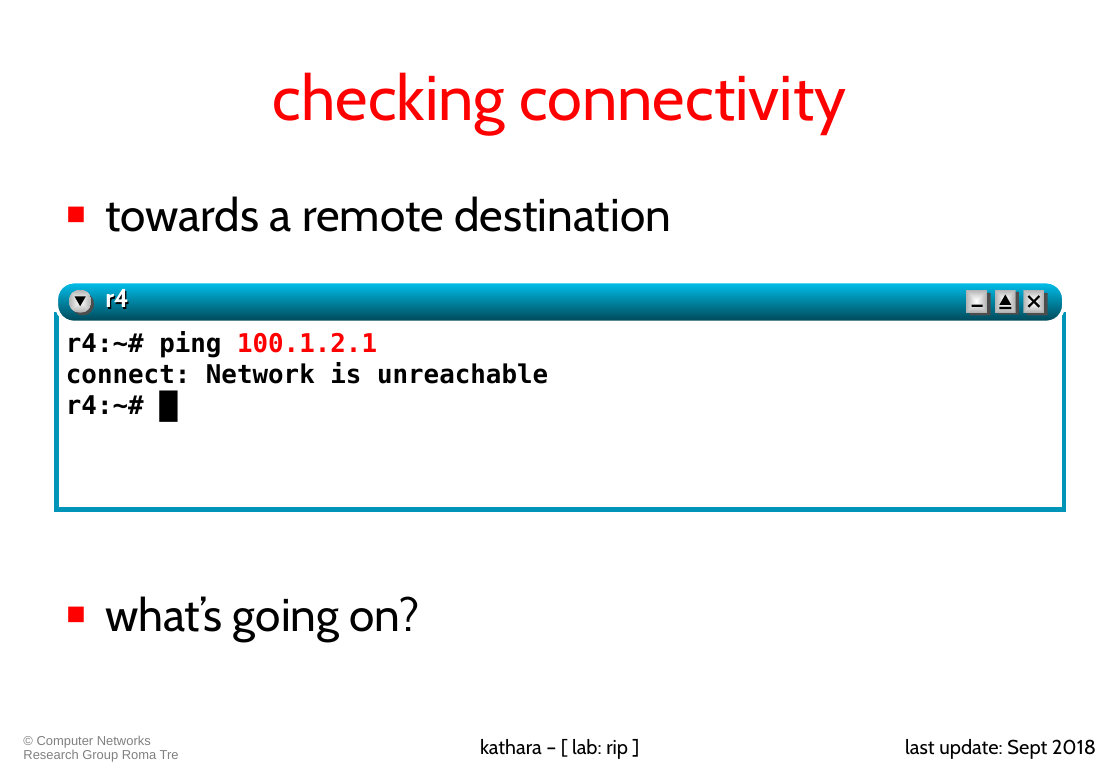
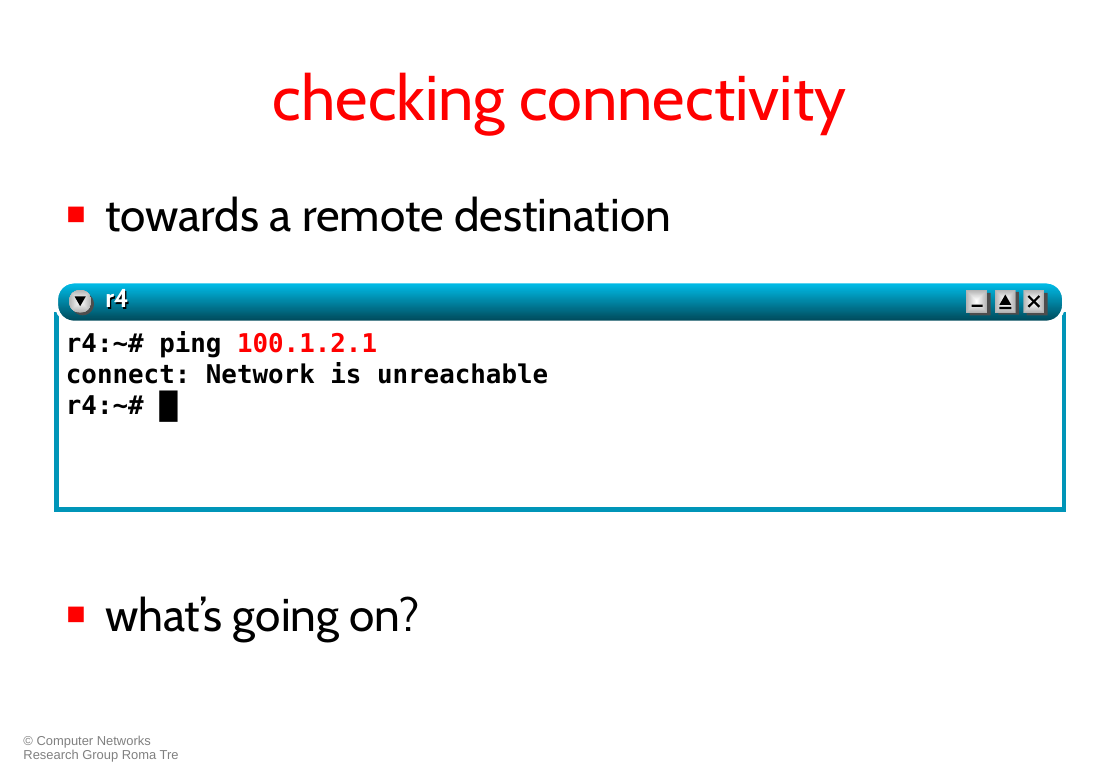
Before and after one commit to KatharaFramework/Kathara-Labs, a slide deck: slide 12 of Intradomain Routing/RIP/007-kathara-lab_rip.ppt. Drawn at 1120x775 pixels with LibreOffice and Linux fonts; fonts in the diff are those of the drawing. Boxes give left, top, right and bottom in pixels: in the first picture for what was removed or moved away, otherwise in the second. Text is boxed around its words. In the diff, an @@ line names an element or a change of style, - is before the commit and + after.

```diff
--- a/Intradomain Routing/RIP/007-kathara-lab_rip.ppt
+++ b/Intradomain Routing/RIP/007-kathara-lab_rip.ppt
@@ text removed at <box>480,739,628,759</box> @@
-kathara – [ lab: rip ]
@@ text removed at <box>905,739,1096,759</box> @@
-last update: Sept 2018
```
Also in this commit, not shown: 23 other slides changed, 1 other file.
